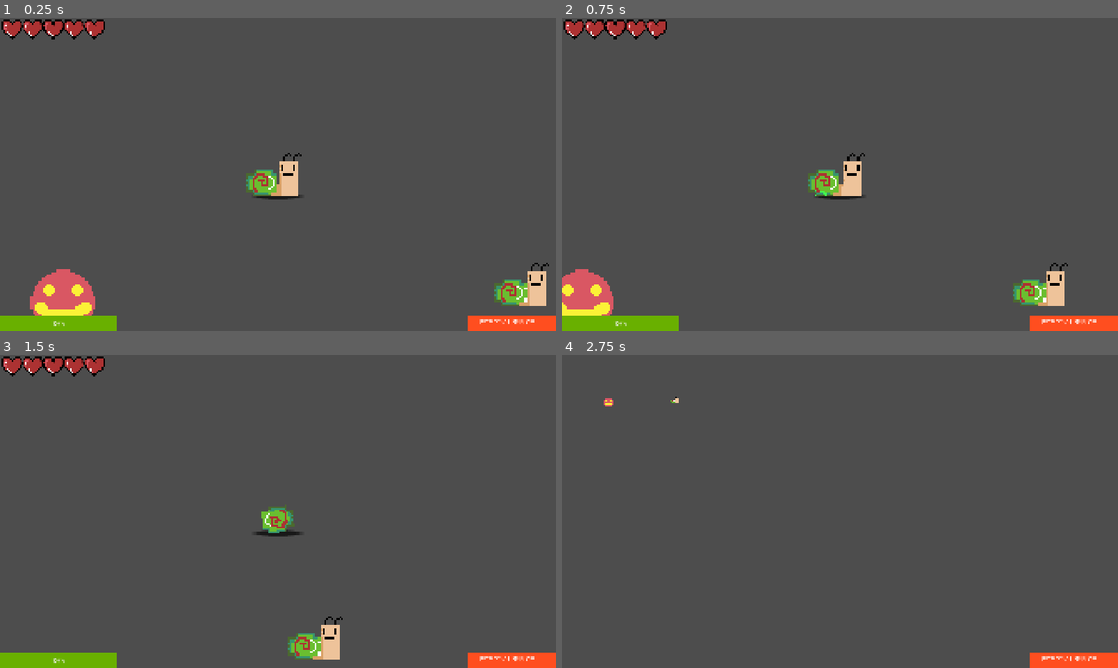
Above: before the commit, frames 1-4 (two rows, left to right).
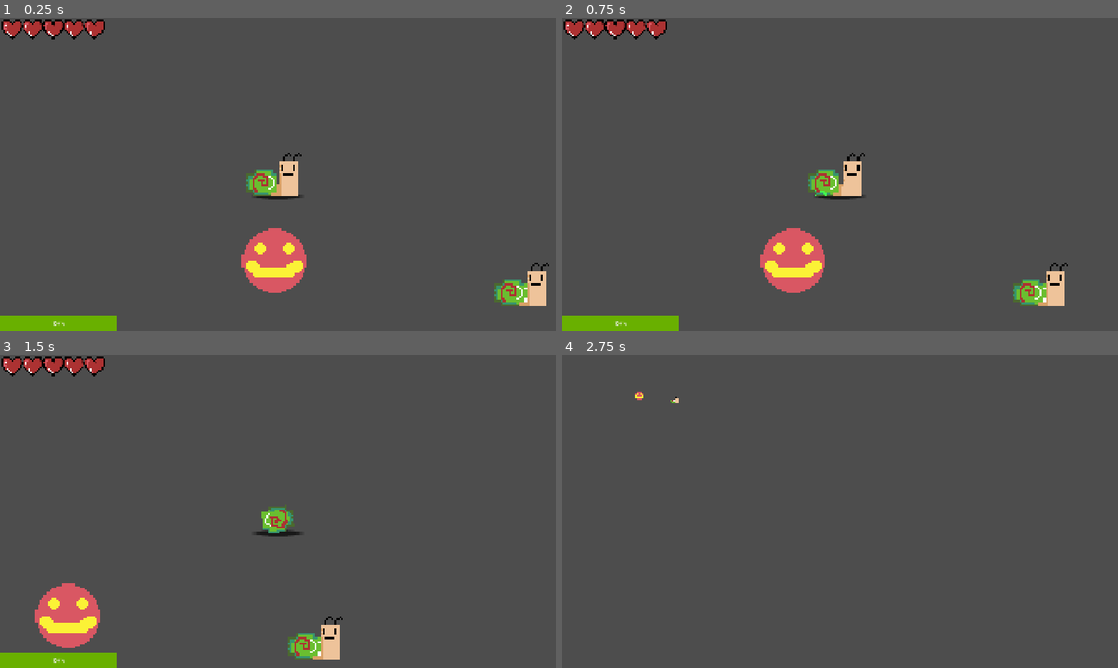
Above: after the commit, the same moments.

Repository: mark4pro/rogue-like
Game: Godot game, scene res://Scenes/shit.tscn
The game is run twice, just before and just after one commit, with the same random seed, the same clock (stepped at 60 frames per second) and the same inputs. This scene is started directly instead of the project's main scene.
Inputs (mouse positions are in pixels of both pictures, inside the frame that each line leads up to):
- Up to frame 1 (0.25 s): no input
- Up to frame 2 (0.75 s): tap E (pickup) at 0.5, 0.6 s; move the mouse to (962, 158) at 0.52 s; hold D (right) from 0.53 s (still down); click (962, 158) at 0.67 s
- Up to frame 3 (1.5 s): tap Ctrl (roll) at 0.8, 1.35 s; tap E (pickup) at 1.25 s; move the mouse to (166, 527) at 1.27 s; release D (right) at 1.28 s; hold S (down) from 1.28 s (still down)
- Up to frame 4 (2.75 s): tap E (pickup) at 1.55, 2 s; move the mouse to (895, 442) at 2.02 s; release S (down) at 2.03 s; hold D (right) from 2.03 s (still down); tap F6 (free_cam) at 2.1 s; tap Ctrl (roll) at 2.3 s

The runs differ from the first frame. In frame 1, 4.0% of the frame differs, in the area x 5-100%, y 67-100%; in frame 2, 3.8%; in frame 3, 2.6%; in frame 4, 0.9%.

Commit message:
fully working ground item
refactored inventory system

Diff:
--- /dev/null
+++ b/Assets/items/health_1.tres
@@ -0,0 +1,11 @@
+[gd_resource type="Resource" script_class="HealthItem" format=3 uid="uid://dwu6vcmregnk8"]
+
+[ext_resource type="Texture2D" uid="uid://v515qo5ym2tk" path="res://Assets/imgs/snail_medicine.png" id="1_6wq8w"]
+[ext_resource type="Script" uid="uid://bocek0w82g3h1" path="res://Script/Res/heathItem.gd" id="2_heevd"]
+
+[resource]
+script = ExtResource("2_heevd")
+healthAmount = 25.0
+name = "Snail Meds"
+itemIcon = ExtResource("1_6wq8w")
+metadata/_custom_type_script = "uid://bocek0w82g3h1"
--- a/Assets/prefabs/inventory_item.tscn
+++ b/Assets/prefabs/groundItem.tscn
@@ -1,22 +1,22 @@
-[gd_scene format=3 uid="uid://bdmkbl0brl28l"]
+[gd_scene format=3 uid="uid://b5eq6i6you4bx"]
 
-[ext_resource type="Script" uid="uid://bfkxo2sqj41lh" path="res://Script/inventory_item.gd" id="1_ia6di"]
+[ext_resource type="Script" uid="uid://bfkxo2sqj41lh" path="res://Script/inventory_item.gd" id="1_1y6tu"]
 
 [sub_resource type="RectangleShape2D" id="RectangleShape2D_dul41"]
 size = Vector2(22, 22)
 
-[node name="Inventory_item" type="Node2D" unique_id=1184176859 groups=["items"]]
-script = ExtResource("1_ia6di")
+[node name="groundItem" type="Node2D" unique_id=1184176859 groups=["items"]]
+script = ExtResource("1_1y6tu")
 
-[node name="Sprite2D" type="Sprite2D" parent="." unique_id=248005377]
+[node name="Icon" type="Sprite2D" parent="." unique_id=248005377]
 
 [node name="Area2D" type="Area2D" parent="." unique_id=78477572]
 
 [node name="CollisionShape2D" type="CollisionShape2D" parent="Area2D" unique_id=1662891822]
-position = Vector2(1, 0)
 shape = SubResource("RectangleShape2D_dul41")
 
 [node name="interactUI" type="CanvasLayer" parent="." unique_id=96757981]
+visible = false
 
 [node name="ColorRect" type="ColorRect" parent="interactUI" unique_id=1346286352]
 anchors_preset = -1
--- a/Assets/prefabs/player.tscn
+++ b/Assets/prefabs/player.tscn
@@ -255,7 +255,7 @@
 texture_filter = 1
 position = Vector2(0, -4)
 sprite_frames = SubResource("SpriteFrames_i87ed")
-animation = &"end_roll"
+animation = &"walk"
 speed_scale = 4.005
 
 [node name="roll_cooldown" type="Timer" parent="." unique_id=1953313286]
@@ -324,6 +324,7 @@
 value = 100.0
 
 [node name="InventoryUI" type="CanvasLayer" parent="." unique_id=546084464]
+visible = false
 
 [node name="ColorRect" type="ColorRect" parent="InventoryUI" unique_id=1208581209]
 anchors_preset = 15
--- a/Scenes/shit.tscn
+++ b/Scenes/shit.tscn
@@ -2,8 +2,8 @@
 
 [ext_resource type="PackedScene" uid="uid://bjts4lj4357yt" path="res://Assets/prefabs/player.tscn" id="1_4ox28"]
 [ext_resource type="PackedScene" uid="uid://csunnqftn32r0" path="res://Assets/prefabs/dummy.tscn" id="2_ubntj"]
-[ext_resource type="PackedScene" uid="uid://bdmkbl0brl28l" path="res://Assets/prefabs/inventory_item.tscn" id="3_6bv1j"]
-[ext_resource type="Texture2D" uid="uid://v515qo5ym2tk" path="res://Assets/imgs/snail_medicine.png" id="4_m8brx"]
+[ext_resource type="PackedScene" uid="uid://b5eq6i6you4bx" path="res://Assets/prefabs/groundItem.tscn" id="3_m8brx"]
+[ext_resource type="Resource" uid="uid://dwu6vcmregnk8" path="res://Assets/items/health_1.tres" id="4_520yk"]
 
 [node name="shit" type="Node2D" unique_id=349187987]
 
@@ -13,9 +13,6 @@
 [node name="Dummy" parent="." unique_id=1486159998 instance=ExtResource("2_ubntj")]
 position = Vector2(387, 154)
 
-[node name="Inventory_item" parent="." unique_id=1184176859 instance=ExtResource("3_6bv1j")]
-position = Vector2(161, 163)
-item_type = "Ballz"
-item_name = "PP"
-item_texture = ExtResource("4_m8brx")
-item_effect = "r"
+[node name="groundItem" parent="." unique_id=1184176859 instance=ExtResource("3_m8brx")]
+position = Vector2(265, 143)
+item = ExtResource("4_520yk")
--- a/Script/Global.gd
+++ b/Script/Global.gd
@@ -1,21 +1,22 @@
 extends Node
 
-var Inventory = []
+var Inventory : Array[BaseItem] = []
+
+var player : RigidBody2D = null
+
+@export var use : bool = false
 
 signal Inventory_update
 
-var player_node: Node = null
+func _ready() -> void:
+	Inventory.append(load("res://Assets/items/health_1.tres"))
 
-func _ready():
-	#amount of inventory slots
-	Inventory.resize(30)
-
-func add_item(item):
-	for i in Inventory:
-		if i != null and i["type"] == item["type"] and i["effect"] == item["effect"]:
-			i["quantitiy"] += item["quantity"]
-		elif i == null:
-			i = item
+func add_item(item : BaseItem):
+	var index = Inventory.find_custom(func(i): return i.id == item.id)
+	if not index == -1:
+		Inventory[index].quantitiy += item.quantitiy
+	else:
+		Inventory.append(item)
 	Inventory_update.emit()
 
 func remove_item():
@@ -24,5 +25,10 @@
 func increase_inventory_size():
 	Inventory_update.emit()
 
-func set_player_reference(player):
-	player_node = player
+func _process(delta: float) -> void:
+	for i in Inventory:
+		if i.quantitiy <= 0: Inventory.erase(i)
+
+	if Inventory.size() > 0 and use and OS.has_feature("editor"):
+		Inventory[0].use()
+		use = false
--- /dev/null
+++ b/Script/Res/Base_items.gd
@@ -0,0 +1,24 @@
+extends Resource
+class_name BaseItem
+
+enum item_type {
+	USABLE,
+	WEAPON,
+	ARMOR
+}
+
+@export var id : int = 0
+@export var name : String = ""
+@export var itemType : item_type = item_type.USABLE
+@export var itemIcon : Texture2D
+
+var quantitiy : int = 1
+
+func use() -> void:
+	pass
+
+func equip() -> void:
+	pass
+
+func unequip() -> void:
+	pass
--- /dev/null
+++ b/Script/Res/heathItem.gd
@@ -0,0 +1,8 @@
+extends BaseItem
+class_name HealthItem
+
+@export var healthAmount : float = 100
+
+func use() -> void:
+	Global.player.health += healthAmount
+	quantitiy -= 1
--- a/Script/inventory_item.gd
+++ b/Script/inventory_item.gd
@@ -1,50 +1,33 @@
-
-@tool
 extends Node2D
 
-@export var item_type = ""
-@export var item_name = ""
-@export var item_texture: Texture
-@export var item_effect = ""
+@export var item : BaseItem
 
-var scene_path: String = "res://Assets/prefabs/inventory_item.tscn"
-
-@onready var item_sprite = $Sprite2D
+@onready var item_sprite = $Icon
+@onready var interact_ui = $interactUI
 
 var player_in_range = false
 
 # Called when the node enters the scene tree for the first time.
 func _ready() -> void:
-	if not Engine.is_editor_hint():
-		item_sprite.texture = item_texture
+	interact_ui.visible = false
+	item_sprite.texture = item.itemIcon
 
 # Called every frame. 'delta' is the elapsed time since the previous frame.
 func _process(delta: float) -> void:
-	if Engine.is_editor_hint():
-		item_sprite.texture = item_texture
 	if player_in_range and Input.is_action_just_pressed("pickup"):
 		pickup_item()
 
 func pickup_item():
-	var item = {
-		"quantity": 1,
-		"type": item_type,
-		"name": item_name,
-		"effect": item_effect,
-		"texture": item_texture,
-		"scene_path": scene_path
-		}
-	if Global.player_node:
+	if Global.player:
 		Global.add_item(item)
 		self.queue_free()
-
 
 func _on_area_2d_body_entered(body: Node2D) -> void:
 	if body.is_in_group("Player"):
 		player_in_range = true
-		body.interact_ui.visible = true
+		interact_ui.visible = true
 
 func _on_area_2d_body_exited(body: Node2D) -> void:
 	if body.is_in_group("Player"):
 		player_in_range = false
-		player_in_range = false
+		interact_ui.visible = false
--- a/Script/player_controller.gd
+++ b/Script/player_controller.gd
@@ -49,7 +49,7 @@
 
 func _ready():
 	Inventory_UI.visible = false
-	Global.set_player_reference(self)
+	Global.player = self
 
 func take_damage(amount: float):
 	if not is_rolling and not get_tree().paused:
Not shown, added: Script/Res/Base_items.gd.uid
Not shown, added: Script/Res/heathItem.gd.uid
